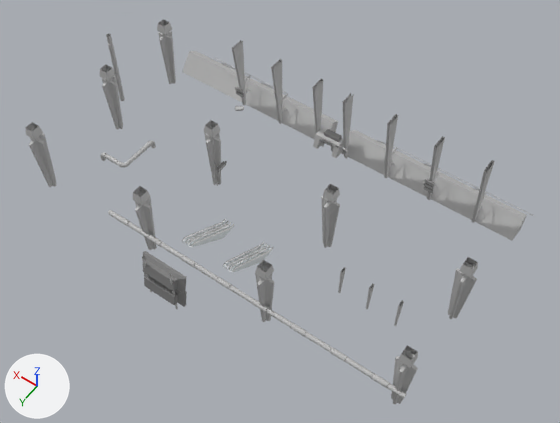
Two versions of the FBX model Airport_HTC.Prototype/Assets/Art/proto_models/structure_general.fbx, one commit apart.
One viewpoint serves both versions: a camera (50 mm lens) standing at (-0.978, 1.598, 2.061) and looking at (-0.076, 0.336, 0.077). The axes (+X, +Y, +Z) are drawn at lower left. The lights are the same throughout. Where no turn or scale is listed for an object, it has been applied to the vertices. Vertices at the same position are counted once.

In view in the first picture: 'structure'.
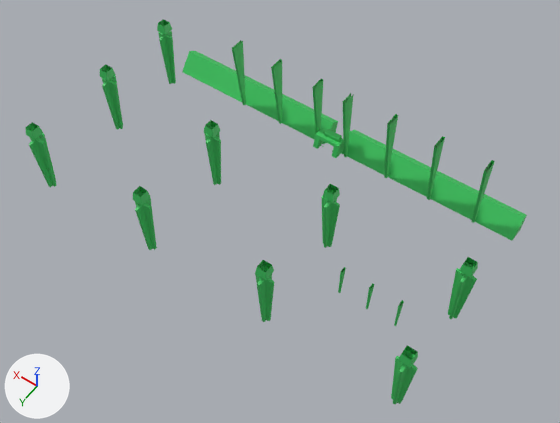
Where the change shows, as pixel boxes (x1, y1, x2, y2) in the pictures (560 x 423 px):
'structure', recoloured, reshaped (grey to green)
    before: (25, 19, 534, 404)
    after: (25, 19, 527, 404)
part 1 of me_mesh, deleted
    before: (100, 34, 534, 398)
part 2 of me_mesh, recoloured
    both: (324, 129, 342, 148)

Diff of the bpy script that builds the scene:
```diff
--- a/Airport_HTC.Prototype/Assets/Art/proto_models/structure_general.fbx.py
+++ b/Airport_HTC.Prototype/Assets/Art/proto_models/structure_general.fbx.py
@@ mat_concrete @@
 mat_concrete = principled_material('concrete')
-mat_concrete.base_color = (0.5, 0.5, 0.5)  # grey #bcbcbc
+mat_concrete.base_color = (0.0453, 0.578, 0.121)  # green #3cc862
@@ me_mesh @@
 # used by ob_structure; location = (0.0, 0.0, 0.0)
-me_mesh.from_pydata(...)  # 9545 vertices, 15338 faces; spans x -0.75..0.77, y -0.17..0.83, z -0.06..0.3
-me_mesh.materials.append(mat_structure_metal_tubes1)  # white #e4ebee
-me_mesh.materials.append(mat_dark_plastic1)  # grey #838383
-me_mesh.materials.append(mat_metal_tubes)  # grey #bcbcbc
-me_mesh.materials.append(mat_glass1)  # white #ffffff
-me_mesh.materials.append(mat_structure_concrete1)  # grey #bcbcbc
-me_mesh.materials.append(mat_portal_metal_tubes1)  # white #e4ebee
-me_mesh.materials.append(mat_screen)  # grey #bcbcbc
-me_mesh.materials.append(mat_tubesandshit_metal_tubes1)  # white #e4ebee
-me_mesh.materials.append(mat_tubesandshit_metal_tubes5)  # white #e4ebee
+me_mesh.from_pydata(...)  # 1115 vertices, 1733 faces; spans x -0.73..0.71, y -0.17..0.67, z -0.06..0.27
+# me_mesh part 1: 276 loose pieces with 8342 vertices, spanning x -0.75..0.77, y -0.15..0.83, z -0.03..0.3, are deleted
+# me_mesh part 2: 29 faces spanning x -0.06..0.01, y -0.08..-0.04, z 0.04..0.06 switch from mat_portal_dark_plastic1 (grey #838383) to mat_concrete (green #3cc861)
```
